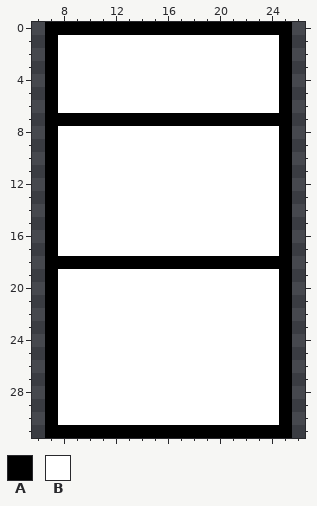
One commit to this pixel-art file: assets/Aseprite/AttackHud.aseprite. That is the earlier state.
32x32 pixels, 1 frame. Shown: x 6..26, y 0..31.
Palette (. is transparent): A #000000  B #ffffff
Pixels before, first column x 7:
 0 AAAAAAAAAAAAAAAAAAA
 1 ABBBBBBBBBBBBBBBBBA
 2 ABBBBBBBBBBBBBBBBBA
 3 ABBBBBBBBBBBBBBBBBA
 4 ABBBBBBBBBBBBBBBBBA
 5 ABBBBBBBBBBBBBBBBBA
 6 ABBBBBBBBBBBBBBBBBA
 7 AAAAAAAAAAAAAAAAAAA
 8 ABBBBBBBBBBBBBBBBBA
 9 ABBBBBBBBBBBBBBBBBA
10 ABBBBBBBBBBBBBBBBBA
11 ABBBBBBBBBBBBBBBBBA
12 ABBBBBBBBBBBBBBBBBA
13 ABBBBBBBBBBBBBBBBBA
14 ABBBBBBBBBBBBBBBBBA
15 ABBBBBBBBBBBBBBBBBA
16 ABBBBBBBBBBBBBBBBBA
17 ABBBBBBBBBBBBBBBBBA
18 AAAAAAAAAAAAAAAAAAA
19 ABBBBBBBBBBBBBBBBBA
20 ABBBBBBBBBBBBBBBBBA
21 ABBBBBBBBBBBBBBBBBA
22 ABBBBBBBBBBBBBBBBBA
23 ABBBBBBBBBBBBBBBBBA
24 ABBBBBBBBBBBBBBBBBA
25 ABBBBBBBBBBBBBBBBBA
26 ABBBBBBBBBBBBBBBBBA
27 ABBBBBBBBBBBBBBBBBA
28 ABBBBBBBBBBBBBBBBBA
29 ABBBBBBBBBBBBBBBBBA
30 ABBBBBBBBBBBBBBBBBA
31 AAAAAAAAAAAAAAAAAAA
The same view after the edit:
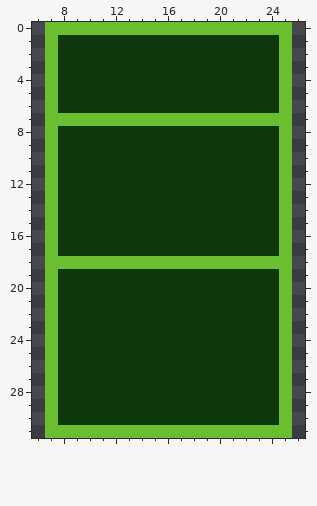
From old to new:
colour A: #000000 -> #6abe30
colour B: #ffffff -> #0f380f
Boxes around the changes in both pictures, in picture pixels (x1, y1, x2, y2):
changed: (45, 22, 292, 438)
